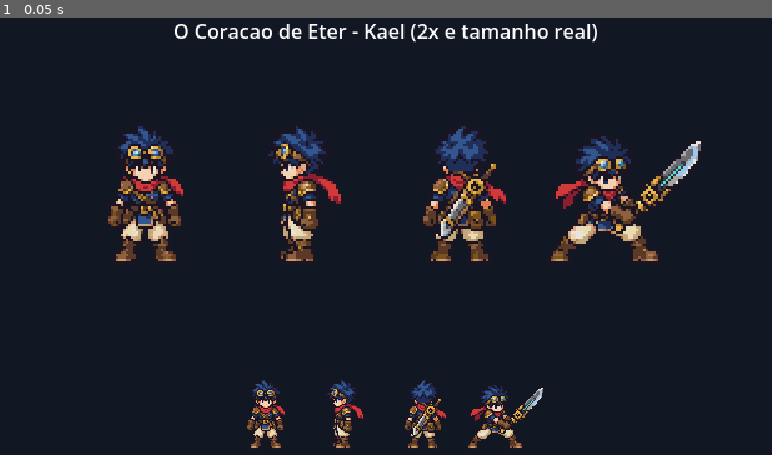
Above: before the commit, frame 1.
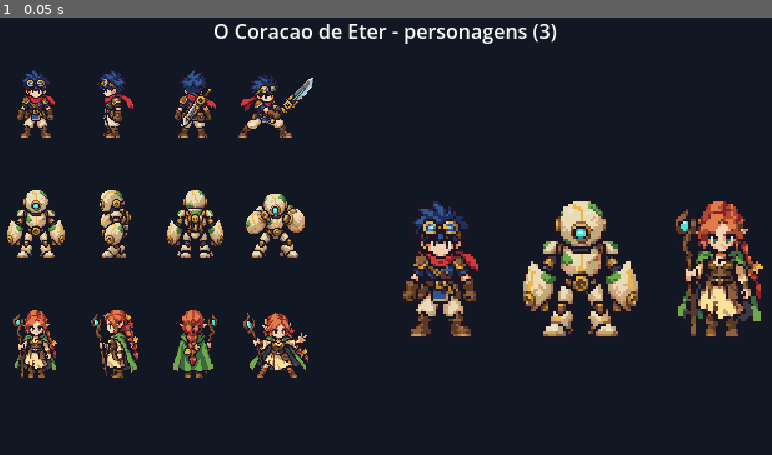
Above: after the commit, the same moment.

Repository: RudyAlmeida/projeto-rpg
Game: Godot game, scene res://scenes/main/main.tscn
Same seed, same stepped clock (60 frames per second), same inputs: the game is played once before the commit and once after it.
Inputs:
- Up to frame 1 (0.05 s): no input

The runs differ from the first frame. In frame 1, 17% of the frame differs, in the area x 0-99%, y 1-99%.

Commit message:
Eco and Lyra official references; party preview scene; Suno MCP and Codex MCP bridge recorded

Diff:
--- a/game/scenes/main/main.gd
+++ b/game/scenes/main/main.gd
@@ -1,26 +1,42 @@
 extends Node2D
-## Temporary boot scene: shows the official Kael sprite sheet to validate the art pipeline.
-## Top row: 2x zoom for review. Bottom row: native in-game size (1x).
+## Temporary boot scene: shows the official character reference sheets to validate the art
+## pipeline. Left: each sheet at native in-game size (1x). Right: front poses side by side at 2x.
 
-const SHEET_PATH := "res://assets/sprites/characters/kael/chr_kael_ref.png"
-const ZOOM := 2
+const SHEETS: Array[String] = [
+	"res://assets/sprites/characters/kael/chr_kael_ref.png",
+	"res://assets/sprites/characters/eco/chr_eco_ref.png",
+	"res://assets/sprites/characters/lyra/chr_lyra_ref.png",
+]
+const FRAMES_PER_SHEET := 4
+const ROW_HEIGHT := 96
+const TOP := 40
+const LINEUP_LEFT := 300
+const LINEUP_STEP := 112
 
 @onready var _preview: Sprite2D = $Preview
 @onready var _label: Label = $Label
 
 
 func _ready() -> void:
-	if not ResourceLoader.exists(SHEET_PATH):
-		_label.text = "O Coracao de Eter - sprite do Kael nao encontrado"
-		return
-	var sheet: Texture2D = load(SHEET_PATH)
-	_preview.texture = sheet
-	_preview.scale = Vector2(ZOOM, ZOOM)
-	_preview.position = Vector2(320, 140)
+	_preview.hide()
+	var shown := 0
+	for path in SHEETS:
+		if not ResourceLoader.exists(path):
+			continue
+		var sheet: Texture2D = load(path)
+		var native := Sprite2D.new()
+		native.texture = sheet
+		native.centered = false
+		native.position = Vector2(8, TOP + shown * ROW_HEIGHT)
+		add_child(native)
 
-	var native := Sprite2D.new()
-	native.texture = sheet
-	native.position = Vector2(320, 320)
-	add_child(native)
-
-	_label.text = "O Coracao de Eter - Kael (2x e tamanho real)"
+		var front := Sprite2D.new()
+		front.texture = sheet
+		front.region_enabled = true
+		# pixelize.mjs may widen the cell beyond 64 px when a pose does not fit.
+		front.region_rect = Rect2(0, 0, sheet.get_width() / FRAMES_PER_SHEET, sheet.get_height())
+		front.scale = Vector2(2, 2)
+		front.position = Vector2(LINEUP_LEFT + 64 + shown * LINEUP_STEP, 200)
+		add_child(front)
+		shown += 1
+	_label.text = "O Coracao de Eter - personagens (%d)" % shown
Binary file added: game/assets/_source/chr_eco_ref_raw_v1.png
Binary file added: game/assets/_source/chr_lyra_ref_raw_v1.png
Binary file added: game/assets/_source/godot_party_preview.png
Binary file added: game/assets/sprites/characters/eco/chr_eco_ref.png
Not shown, added: game/assets/sprites/characters/eco/chr_eco_ref.png.import
Binary file added: game/assets/sprites/characters/eco/chr_eco_ref_preview.png
Not shown, added: game/assets/sprites/characters/eco/chr_eco_ref_preview.png.import
Binary file added: game/assets/sprites/characters/lyra/chr_lyra_ref.png
Not shown, added: game/assets/sprites/characters/lyra/chr_lyra_ref.png.import
Binary file added: game/assets/sprites/characters/lyra/chr_lyra_ref_preview.png
Not shown, added: game/assets/sprites/characters/lyra/chr_lyra_ref_preview.png.import
Not shown, changed: docs/Guia_de_Estilo.docx
(and 5 more such lines)
